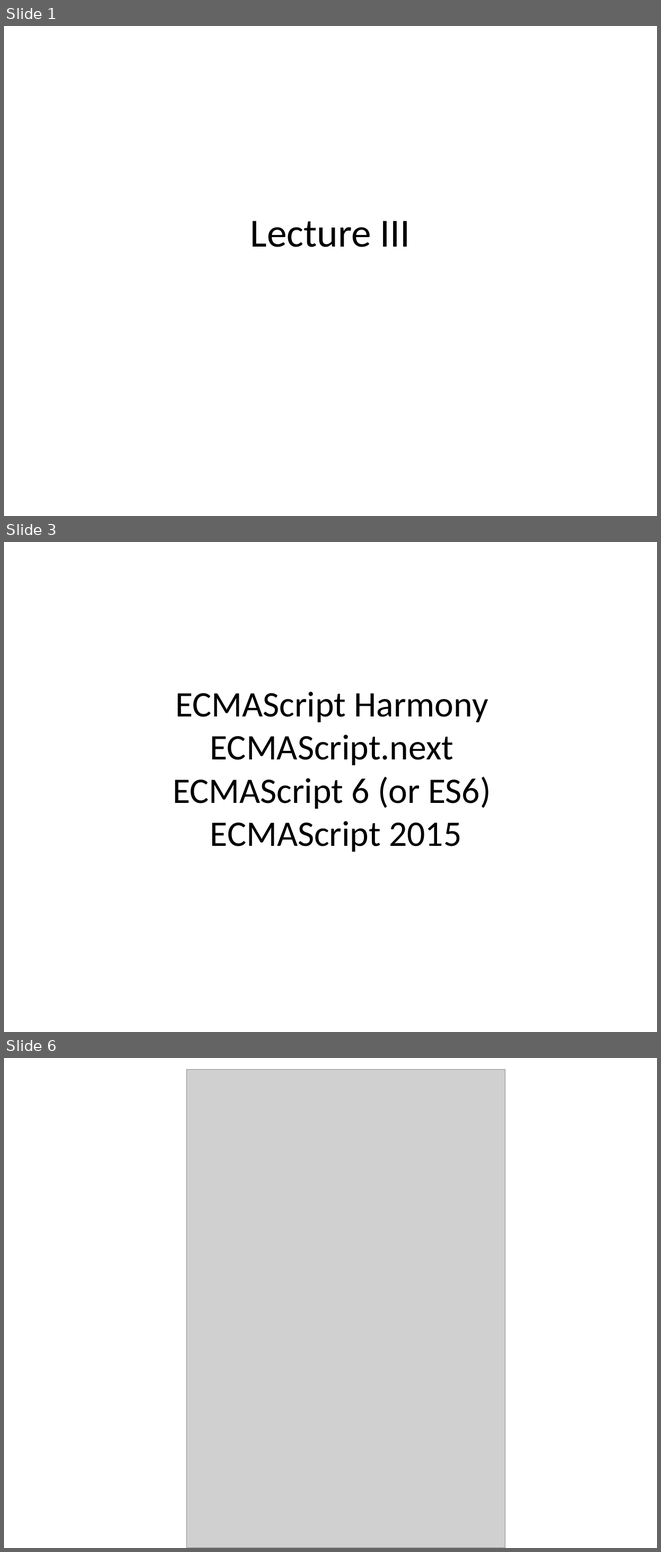
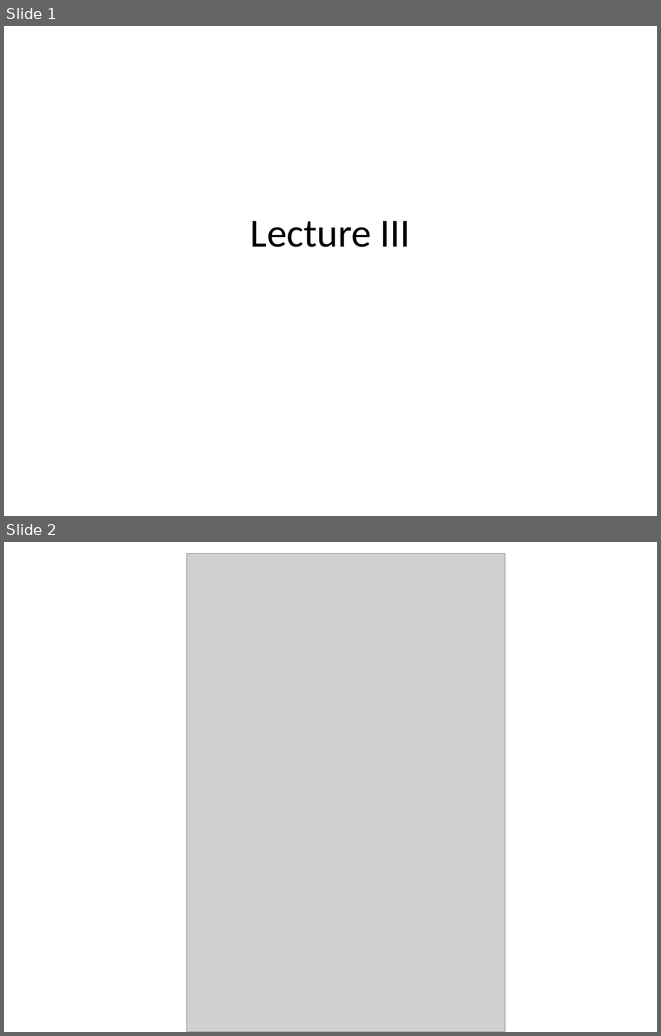
Before and after one commit to dzmitry-varabei/front-end-course, a slide deck: lecture-3-recap-scope/scope.pptx. Shown one above the other, each under a label of ours: slides 1, 3 and 6 before the commit, slides 1 and 2 after it; the slides between them are not shown. The pictures are 661x1552 and 661x1036 pixels, drawn with LibreOffice and Linux fonts; fonts in the diff are those of the drawing; grey boxes stand for pictures. Boxes give left, top, right and bottom in pixels: in the first picture for what was removed or moved away, otherwise in the second. Text is boxed around its words. In the diff, an @@ line names an element or a change of style, - is before the commit and + after.

```diff
--- a/lecture-3-recap-scope/scope.pptx
+++ b/lecture-3-recap-scope/scope.pptx
@@ slide 3 removed at box(4, 542, 657, 1032), background #FFFFFF @@
@@ title removed at box(173, 691, 491, 846) @@
-ECMAScript Harmony
-ECMAScript.next
-ECMAScript 6 (or ES6)
-ECMAScript 2015
@@ what was slide 6 is now slide 2 @@
```
Also in this commit, not shown: 1 slide changed, 1 slide added, 4 other slides removed, 2 other files.
